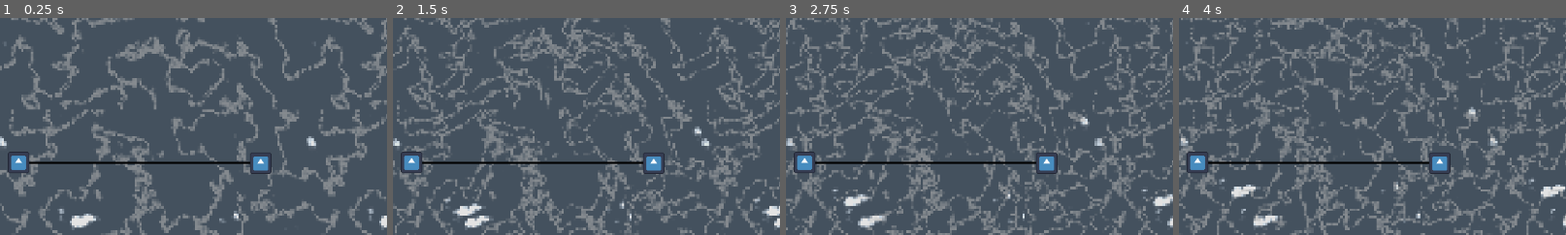
Above: before the commit, frames 1-4 (left to right).
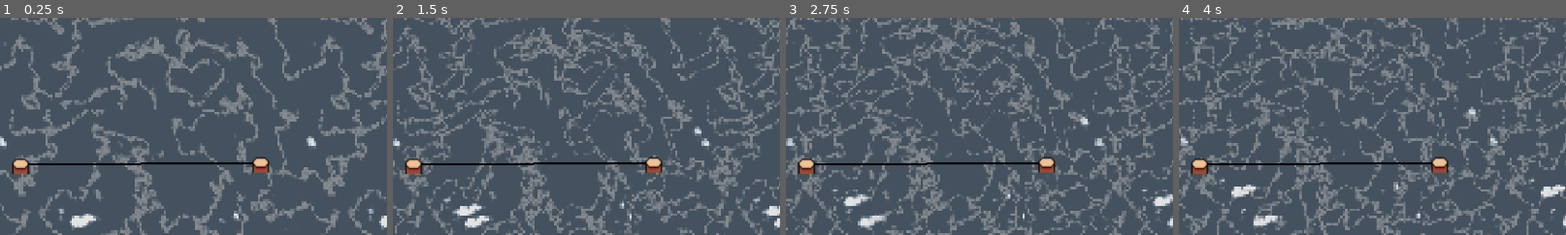
Above: after the commit, the same moments.

Repository: AgeOfCheese/game_off_2025_submission
Game: Godot game, scene res://game.tscn
Same seed, same stepped clock (60 frames per second), same inputs: the game is played once before the commit and once after it. The engine's default icon, where the game draws it, is replaced by a stand-in: a white triangle on a blue panel in a dark square.
Inputs (mouse positions are % of the whole screen's width and height, from its top left):
- Up to frame 1 (0.25 s): no input
- Up to frame 2 (1.5 s): move the mouse to (72, 45) at 0.52 s; click (72, 45) at 0.67 s; move the mouse to (30, 55) at 1.27 s; click (30, 55) at 1.42 s
- Up to frame 3 (2.75 s): move the mouse to (60, 28) at 2.02 s; click (60, 28) at 2.17 s
- Up to frame 4 (4 s): move the mouse to (45, 70) at 2.77 s; click (45, 70) at 2.92 s; move the mouse to (80, 65) at 3.52 s; click (80, 65) at 3.67 s
The pictures show only the part of the screen within x 29-79%, y 50-100%; the shares and areas given below are measured in that part.

The runs differ from the first frame. In frame 1, 1.6% of the frame differs, in the area x 2-71%, y 61-72%; in frame 2, 1.7%; in frame 3, 1.7%; in frame 4, 1.7%.

Commit message:
fixed ripple issue implemented rudimentary child wave damping (decrease ripple size of child ripples)

Diff:
--- a/new-game-project/scenes/ripple.tscn
+++ b/new-game-project/scenes/ripple.tscn
@@ -9,3 +9,5 @@
 
 [node name="CollisionShape2D" type="CollisionShape2D" parent="."]
 shape = SubResource("CircleShape2D_soc2n")
+
+[connection signal="body_entered" from="." to="." method="_on_body_entered"]
--- a/new-game-project/scenes/sling.tscn
+++ b/new-game-project/scenes/sling.tscn
@@ -1,17 +1,17 @@
 [gd_scene load_steps=3 format=3 uid="uid://4pqund3nukl7"]
 
 [ext_resource type="Script" uid="uid://dwl3koja4hqs5" path="res://node_2d.gd" id="1_0e48y"]
-[ext_resource type="Texture2D" uid="uid://4q335xxs2p" path="res://icon.svg" id="2_epypp"]
+[ext_resource type="Texture2D" uid="uid://brfak3hd7676c" path="res://peg.png" id="2_e5pn0"]
 
 [node name="Sling" type="Node2D"]
 script = ExtResource("1_0e48y")
 
 [node name="a1" type="Sprite2D" parent="."]
-position = Vector2(365, 540)
-scale = Vector2(0.25, 0.25)
-texture = ExtResource("2_epypp")
+position = Vector2(368, 543.00006)
+scale = Vector2(1.75, 1.75)
+texture = ExtResource("2_e5pn0")
 
 [node name="a2" type="Sprite2D" parent="."]
 position = Vector2(725, 541)
-scale = Vector2(0.25, 0.25)
-texture = ExtResource("2_epypp")
+scale = Vector2(1.75, 1.75)
+texture = ExtResource("2_e5pn0")
--- a/new-game-project/scripts/ripple.gd
+++ b/new-game-project/scripts/ripple.gd
@@ -7,11 +7,14 @@
 
 @onready var collision_shape_2d = $CollisionShape2D
 
+
+
 signal yap
 
 # Called when the node enters the scene tree for the first time.
 func _ready():
-	#collision_shape_2d.shape.radius = 0 # Replace with function body.
+	collision_shape_2d.shape  = collision_shape_2d.shape.duplicate()
+	collision_shape_2d.shape.radius = 0 # Replace with function body.
 	pass
 
 
@@ -19,22 +22,50 @@
 func _physics_process(delta):
 	collision_shape_2d.shape.radius += speed*delta
 
+	if collision_shape_2d.shape.radius >= max_radius:
+		collision_shape_2d.shape.radius = 0
+		queue_free()
+
 	var collided_bodies = get_overlapping_bodies()
 
 	for body in collided_bodies:
 		if body == get_parent():
-			return
+			continue
 		if body is RigidBody2D:
 			#print(body.linear_velocity)
 			body.linear_velocity += ((body.global_position - global_position).normalized() * push_force * delta)/(collision_shape_2d.shape.radius + 1)
 
 			body.linear_velocity-= body.linear_velocity*friction*delta
 
-		if body is StaticBody2D:
-			if get_parent():
-				var new_ripple = get_parent().RIPPLE.instantiate()
-				body.add_child(new_ripple)
 
-	if collision_shape_2d.shape.radius >= max_radius:
-		collision_shape_2d.shape.radius = 0
-		queue_free()
+
+
+
+func _on_body_entered(body: Node2D) -> void:
+	if body == get_parent():
+		return
+	if body is StaticBody2D:
+		if get_parent():
+			var collision_point_finder = RayCast2D.new()
+			collision_point_finder.enabled = true
+			collision_point_finder.collide_with_areas = false
+
+			collision_point_finder.target_position = to_local(body.global_position)
+
+			var collision_point = body.position
+			var space_state
+			if not get_world_2d().direct_space_state:
+				return
+			else:
+				space_state = get_world_2d().direct_space_state
+			var query = PhysicsRayQueryParameters2D.create(collision_shape_2d.global_position, body.global_position)
+			var result = space_state.intersect_ray(query)
+
+			if result:
+				print(result.position)
+				collision_point = result.position
+
+			var new_ripple = get_parent().RIPPLE.instantiate()
+			new_ripple.max_radius = max_radius - collision_shape_2d.shape.radius
+			body.add_child(new_ripple)
+			new_ripple.global_position = collision_point
Binary file added: new-game-project/peg.ase
Binary file added: new-game-project/peg.png
Not shown, added: new-game-project/peg.png.import
